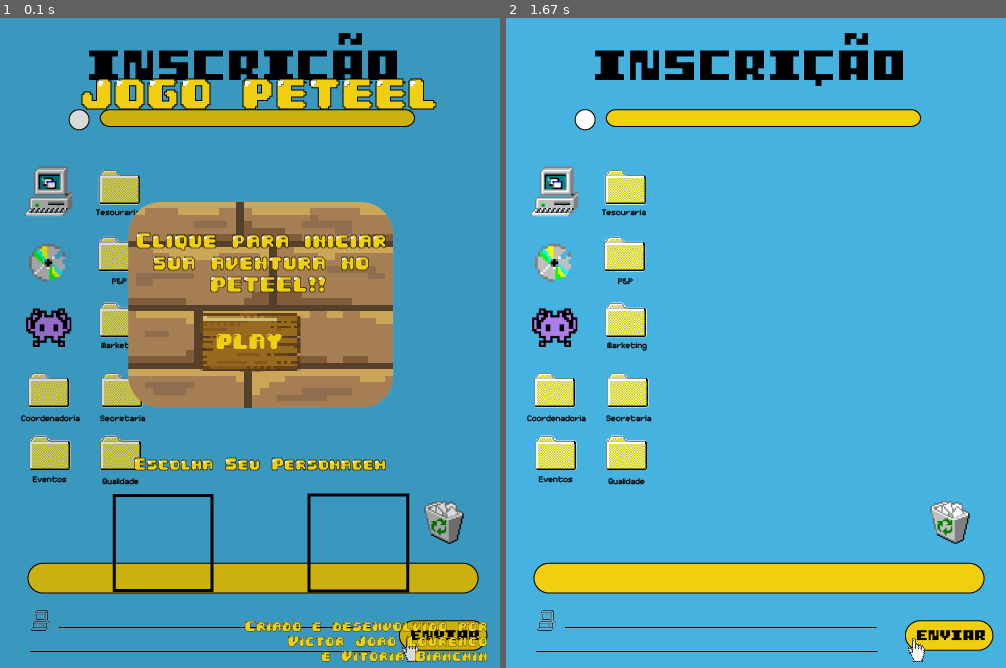
Above: before the commit, frames 1-2 (left to right).
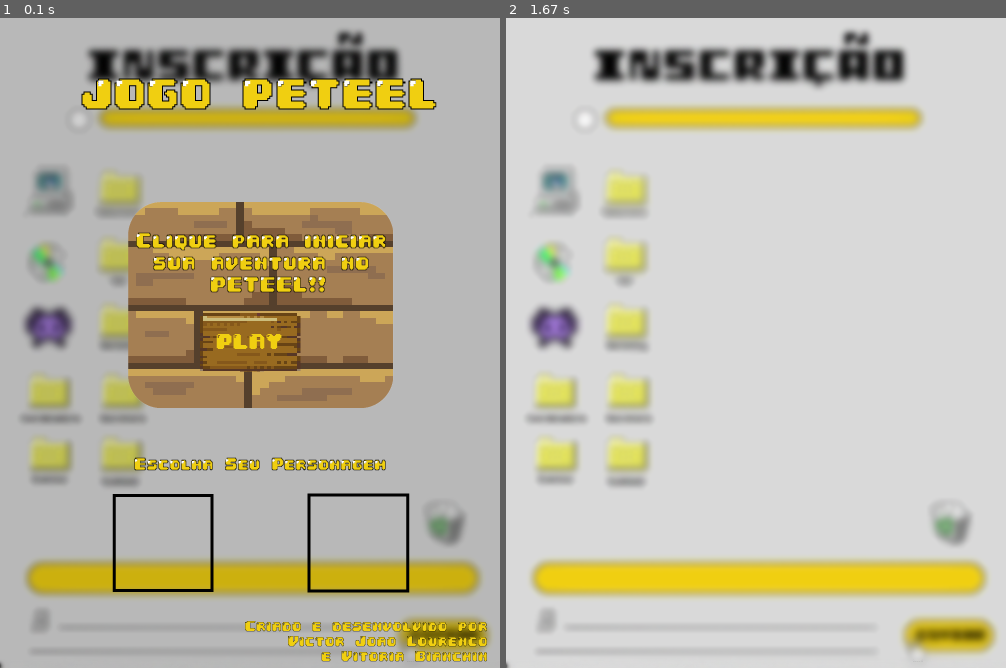
Above: after the commit, the same moments.

Repository: Victor-J-L/JOGO-PETEEL
Game: pygame game, started from esqueleto.py
The game is run twice, just before and just after one commit, with the same random seed, the same clock (stepped at 60 frames per second) and the same inputs.
Inputs (mouse positions are in pixels of both pictures, inside the frame that each line leads up to):
- Up to frame 1 (0.1 s): no input
- Up to frame 2 (1.67 s): click (756, 343) at 0.38 s

The runs differ from the first frame. In frame 1, 75% of the frame differs, in the area x 0-100%, y 0-100%; in frame 2, 96%.

Commit message:
adicionado fundos desfocados

Diff:
--- a/esqueleto.py
+++ b/esqueleto.py
@@ -37,7 +37,7 @@
     sp_play.rect.left = 199
     sp_play.rect.right = 301
 
-    fundo = pygame.image.load("Imagens/Primeira Fase/fundo1_1.png")
+    fundo = pygame.image.load("Imagens/Primeira Fase/fundo1desfocado.png")
 
 
     sair = False
Binary file added: Imagens/Primeira Fase/fundo12desfocado.png
Binary file added: Imagens/Primeira Fase/fundo1desfocado.png
